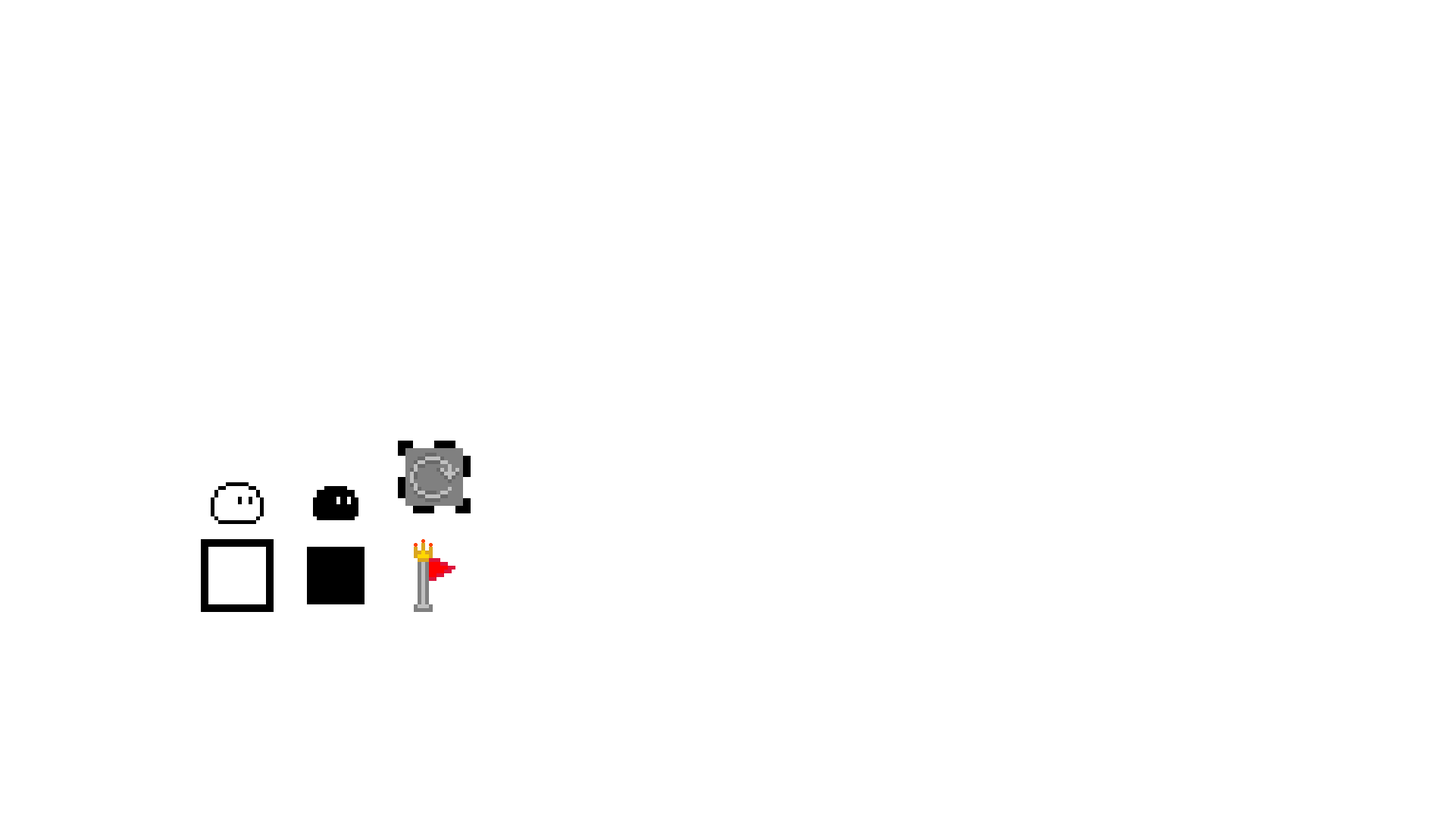
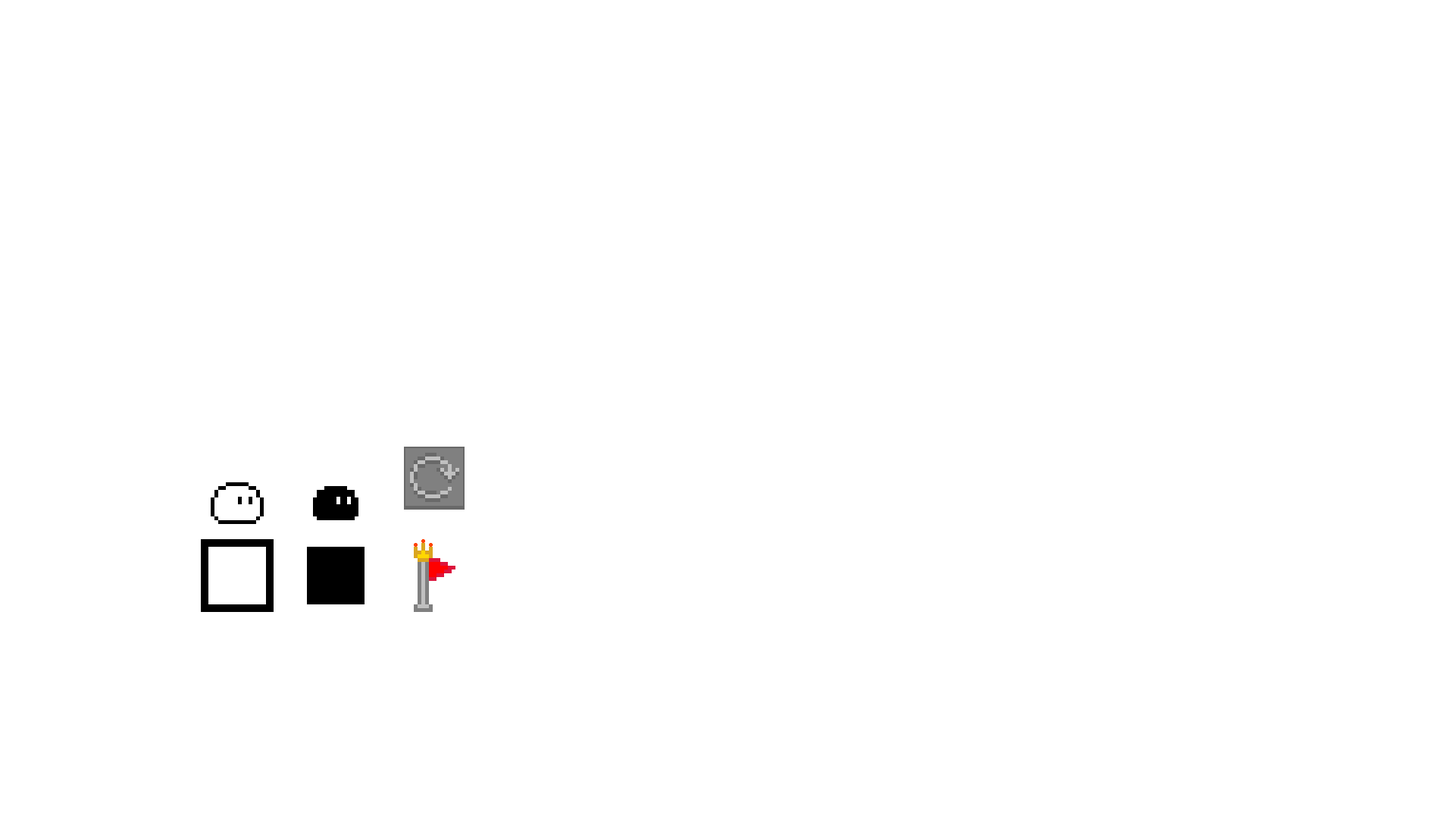
Layer changes from the first 1455×819 image to the second:
painted on "图层 7" over bbox(397, 440, 471, 514)
